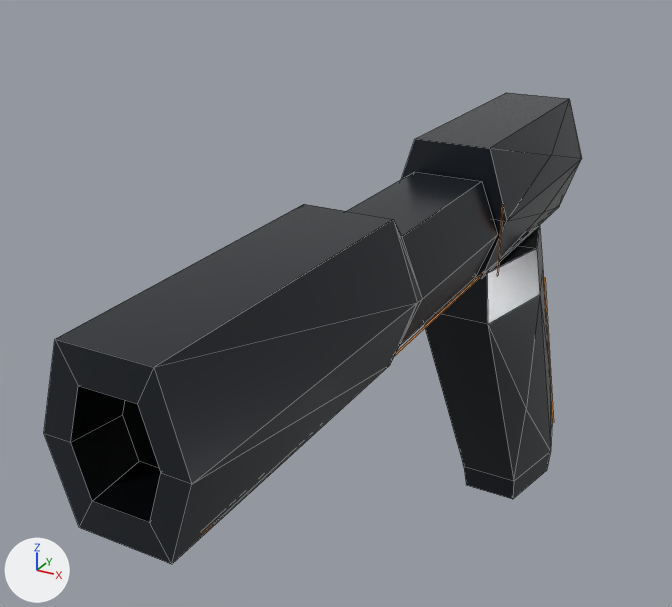
A saved change to the Blender file tools/epic1_models/obsidian_pistol.blend.
The view is the same before and after, from a 50 mm lens placed at (0.084, -0.262, 0.141), pointed at (-0.023, -0.068, 0.044). Every picture has the same lights, and +X, +Y and +Z are marked at lower left. The older version comes first. Mesh edges are drawn as thin lines.

The first picture shows 'barrel_block', 'grip_block', 'slide_block'.
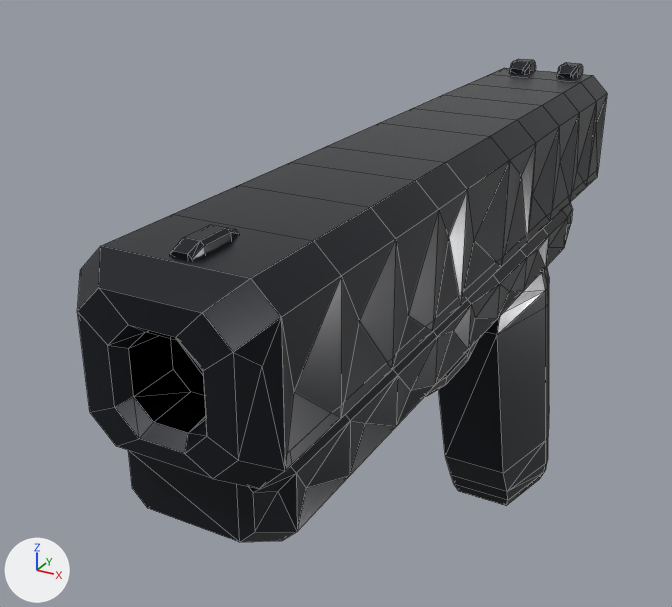
Diff of the bpy script that builds the scene:
```diff
--- a/tools/epic1_models/obsidian_pistol.blend.py
+++ b/tools/epic1_models/obsidian_pistol.blend.py
@@ me_barrel_block_inlay_001 @@
 # used by ob_barrel_block; parent = ob_obsidianpistol; location = (0.0, -0.114, 0.0665)
-me_barrel_block_inlay_001.from_pydata(...)  # 58 vertices, 46 faces; spans x -0.016..0.016, y -0.0629..0.0629, z -0.0165..0.0165
+me_barrel_block_inlay_001.from_pydata(...)  # 374 vertices, 462 faces; spans x -0.019..0.019, y -0.096..0.096, z -0.034..0.034
+# me_barrel_block_inlay_001 part 1: the loose piece of 24 vertices spanning x -0.016..0.016, y -0.0629..0.0621, z -0.0165..0.0165 is rebuilt with 118 vertices and now spans x -0.016..0.016, y -0.09..0.096, z -0.02..-0.002
+# me_barrel_block_inlay_001 part 2: a new loose piece of 128 vertices spanning x -0.019..0.019, y -0.096..0.008, z -0.004..0.032
+# me_barrel_block_inlay_001 part 3: a new loose piece of 64 vertices spanning x -0.0072..0.0072, y -0.014..0.04, z -0.034..-0.017, in mat_obsidian_mineral (black #14181f)
+# me_barrel_block_inlay_001 part 4: a new loose piece of 32 vertices spanning x -0.0023..0.0023, y -0.088..-0.075, z 0.031..0.034, in mat_obsidian_mineral (black #14181f)
+# me_barrel_block_inlay_001 part 5: the loose piece of 18 vertices spanning x -0.014..0.014, y -0.0629..-0.0529, z -0.0165..0.0165 is deleted
+# me_barrel_block_inlay_001 part 6: the loose piece of 4 vertices spanning x 0.0146, y 0.0622..0.0629, z -0.0135..0.0055 is deleted
+# me_barrel_block_inlay_001 part 7: 8 vertices removed from x -0.0102..0.0102, y -0.0559..0.0611, z -0.0157..-0.0138
+# other edits to the shape of me_barrel_block_inlay_001 do not show in these pictures
 me_barrel_block_inlay_001.materials.append(mat_obsidian_mineral)
 me_barrel_block_inlay_001.materials.append(mat_muzzle_interior)
-me_barrel_block_inlay_001.materials.append(mat_amber_core)  # brown #5d401d, glowing brown #995f1d
-me_barrel_block_inlay_001.materials.append(mat_amber_core)  # brown #5d401d, glowing brown #995f1d
-me_barrel_block_inlay_001.materials.append(mat_amber_core)  # brown #5d401d, glowing brown #995f1d
-me_barrel_block_inlay_001.materials.append(mat_amber_core)  # brown #5d401d, glowing brown #995f1d
+me_barrel_block_inlay_001.materials.append(mat_boon_strip)  # black #14181f
@@ me_slide_block_inlay_001 @@
 # used by ob_slide_block; parent = ob_obsidianpistol; location = (0.0, -0.0091, 0.068)
-me_slide_block_inlay_001.from_pydata(...)  # 30 vertices, 34 faces; spans x -0.0155..0.0155, y -0.0416..0.0416, z -0.017..0.017
+me_slide_block_inlay_001.from_pydata(...)  # 186 vertices, 203 faces; spans x -0.019..0.019, y -0.048..0.048, z -0.0195..0.0195
+# me_slide_block_inlay_001 part 8: the loose piece of 22 vertices spanning x -0.0155..0.0155, y -0.0409..0.0416, z -0.017..0.017 is rebuilt with 122 vertices and now spans x -0.019..0.019, y -0.048..0.048, z -0.0195..0.0165
+# me_slide_block_inlay_001 part 9: a new loose piece of 32 vertices spanning x 0.0045..0.0105, y 0.034..0.045, z 0.0135..0.0195, in mat_obsidian_mineral (black #14181f)
+# me_slide_block_inlay_001 part 10: a new loose piece of 32 vertices spanning x -0.0105..-0.0045, y 0.034..0.045, z 0.0135..0.0195, in mat_obsidian_mineral (black #14181f)
+# other edits to the shape of me_slide_block_inlay_001 do not show in these pictures
 me_slide_block_inlay_001.materials.append(mat_obsidian_mineral)
-me_slide_block_inlay_001.materials.append(mat_amber_core)  # brown #5d401d, glowing brown #995f1d
-me_slide_block_inlay_001.materials.append(mat_amber_core)  # brown #5d401d, glowing brown #995f1d
+me_slide_block_inlay_001.materials.append(mat_boon_strip)  # black #14181f
@@ me_grip_block_inlay_001 @@
 # used by ob_grip_block; parent = ob_obsidianpistol; location = (0.0, 0.0, 0.0)
-me_grip_block_inlay_001.from_pydata(...)  # 36 vertices, 36 faces; spans x -0.016..0.016, y -0.0435..0.0435, z -0.05..0.05
+me_grip_block_inlay_001.from_pydata(...)  # 72 vertices, 100 faces; spans x -0.016..0.016, y -0.0336..0.0336, z -0.048..0.048
+# me_grip_block_inlay_001 part 11: the loose piece of 28 vertices spanning x -0.016..0.016, y -0.0435..0.0435, z -0.05..0.05 is rebuilt with 72 vertices and now spans x -0.016..0.016, y -0.0336..0.0336, z -0.048..0.048
+# me_grip_block_inlay_001 part 12: the loose piece of 4 vertices spanning x 0.009..0.0108, y 0.0075..0.0435, z -0.041..0.031 is deleted
+# other edits to the shape of me_grip_block_inlay_001 do not show in these pictures
 me_grip_block_inlay_001.materials.append(mat_obsidian_mineral)
-me_grip_block_inlay_001.materials.append(mat_amber_core)  # brown #5d401d, glowing brown #995f1d
-me_grip_block_inlay_001.materials.append(mat_amber_core)  # brown #5d401d, glowing brown #995f1d
@@ ob_barrel_block @@
 ob_barrel_block.parent = ob_obsidianpistol
-ob_barrel_block.location = (0.0, -0.114, 0.0665)
+ob_barrel_block.location = (0.0, -0.07, 0.059)
@@ ob_slide_block @@
 ob_slide_block.parent = ob_obsidianpistol
-ob_slide_block.location = (0.0, -0.0091, 0.068)
+ob_slide_block.location = (0.0, -0.014, 0.0745)
```

Boxes [x1, y1, x2, y2] around the edits, measured in the pictures (672 x 607 px):
'barrel_block', reshaped, moved (8% wider, 7% taller): before [44, 172, 503, 564]; after [77, 123, 573, 542]
'grip_block', reshaped: before [424, 225, 554, 499]; after [439, 267, 549, 506]
'slide_block', reshaped, moved: before [402, 93, 582, 279]; after [380, 59, 607, 266]
part 1 of me_barrel_block_inlay_001, rebuilt (13% shorter): before [56, 172, 498, 564]; after [128, 202, 573, 542]
part 2 of me_barrel_block_inlay_001, added: after [77, 123, 510, 489]
part 3 of me_barrel_block_inlay_001, added: after [424, 339, 479, 397]
part 4 of me_barrel_block_inlay_001, added: after [170, 224, 239, 260]
part 5 of me_barrel_block_inlay_001, deleted (black): before [44, 339, 192, 564]
part 6 of me_barrel_block_inlay_001, deleted: before [497, 204, 503, 276]
part 7 of me_barrel_block_inlay_001, deleted: before [202, 276, 479, 534]
part 8 of me_slide_block_inlay_001, rebuilt: before [402, 93, 582, 279]; after [380, 68, 607, 266]
part 9 of me_slide_block_inlay_001, added: after [557, 62, 583, 78]
part 10 of me_slide_block_inlay_001, added: after [510, 59, 536, 73]
part 11 of me_grip_block_inlay_001, rebuilt: before [424, 225, 552, 499]; after [439, 267, 549, 506]
part 12 of me_grip_block_inlay_001, deleted: before [544, 277, 554, 423]
